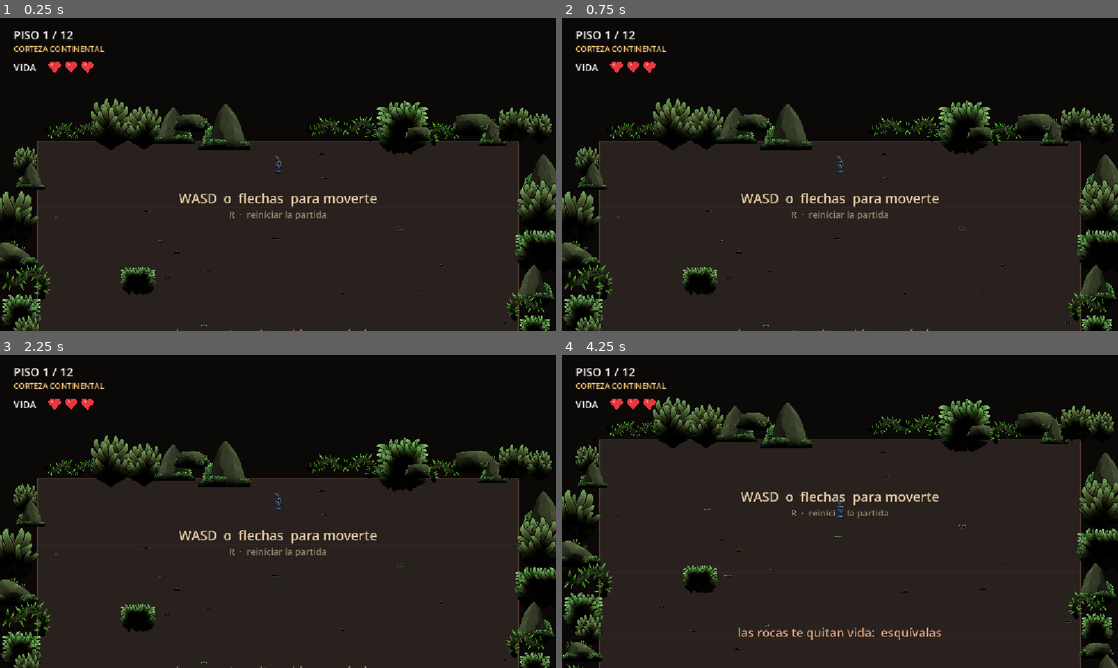
Above: before the commit, frames 1-4 (two rows, left to right).
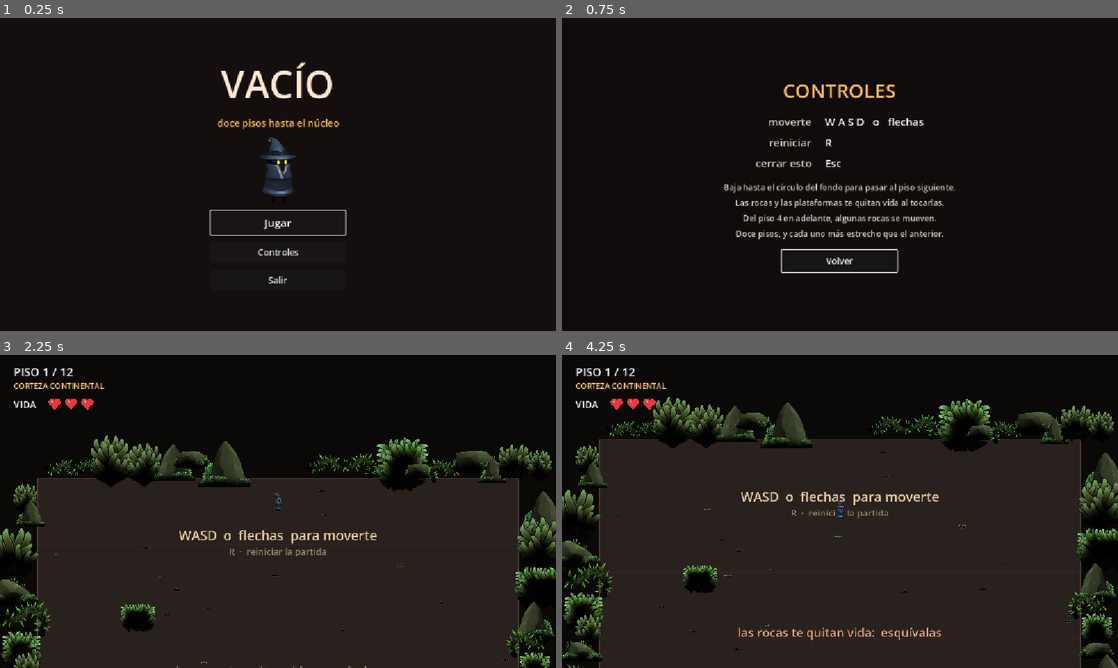
Above: after the commit, the same moments.

Repository: MatiasRodrigo0502/Vacio
Game: Godot game, scene res://scenes/MenuPrincipal.tscn
Same seed, same stepped clock (60 frames per second), same inputs: the game is played once before the commit and once after it. Before the commit the project starts from res://scenes/Principal.tscn.
Inputs (mouse positions are in pixels of both pictures, inside the frame that each line leads up to):
- Up to frame 1 (0.25 s): no input
- Up to frame 2 (0.75 s): click (840, 252) at 0.5 s, where only the run after the commit has a clickable "Controles"
- Up to frame 3 (2.25 s): click (278, 599) at 1.25 s, where only the run after the commit has a clickable "Volver"; click (278, 558) at 2 s, where only the run after the commit has a clickable "Jugar"
- Up to frame 4 (4.25 s): tap Enter at 2.75 s; hold D (mover_derecha) 2.78-3.53 s; hold R (reiniciar_partida) 2.78-3.53 s; hold S (mover_abajo) from 3.53 s (still down); tap R (reiniciar_partida) at 3.6 s

The runs differ from the first frame. In frame 1, 10% of the frame differs, in the area x 0-100%, y 4-100%; in frame 2, 56%; in frame 3, less than 0.1%; in frame 4, less than 0.1%.

Commit message:
Menu principal con jugar, controles y salir
El juego ya no arranca directamente en la partida: la escena principal
pasa a ser MenuPrincipal.tscn.

- Boton Controles: panel con las teclas en dos columnas y un resumen de
  como se juega. Se cierra con el boton o con Escape.
- La pantalla final gana un boton de vuelta al menu. Sin el, el menu solo
  se veria una vez por sesion y no seria un menu principal de verdad.
- El menu es una escena aparte y no una capa dentro de Principal.tscn: no
  necesita nada del juego ni el juego nada de el, asi que cambiar de
  escena libera el otro lado entero y no hay estado que limpiar a mano.

Verificado en headless: el boton Jugar apunta a una escena que existe y
esta conectado, la escena principal del proyecto es el menu, el panel de
controles se abre y se cierra, el juego sigue arrancando en el piso 1 y
la pantalla final tiene su boton de menu conectado.

Co-Authored-By: Claude Opus 5 <noreply@anthropic.com>

Diff:
--- a/project.godot
+++ b/project.godot
@@ -11,7 +11,7 @@
 [application]
 
 config/name="Vacio"
-run/main_scene="res://scenes/Principal.tscn"
+run/main_scene="res://scenes/MenuPrincipal.tscn"
 config/features=PackedStringArray("4.7", "GL Compatibility")
 config/icon="res://icon.svg"
 
--- /dev/null
+++ b/scenes/MenuPrincipal.tscn
@@ -0,0 +1,150 @@
+[gd_scene load_steps=3 format=3]
+
+[ext_resource type="Script" path="res://scripts/menu_principal.gd" id="1_menu"]
+[ext_resource type="Texture2D" path="res://assets/personaje/quieto_00.png" id="2_mago"]
+
+[node name="MenuPrincipal" type="Control"]
+anchors_preset = 15
+anchor_right = 1.0
+anchor_bottom = 1.0
+grow_horizontal = 2
+grow_vertical = 2
+script = ExtResource("1_menu")
+
+[node name="Fondo" type="ColorRect" parent="."]
+anchors_preset = 15
+anchor_right = 1.0
+anchor_bottom = 1.0
+grow_horizontal = 2
+grow_vertical = 2
+color = Color(0.0784314, 0.0588235, 0.054902, 1)
+
+[node name="Centro" type="CenterContainer" parent="."]
+anchors_preset = 15
+anchor_right = 1.0
+anchor_bottom = 1.0
+grow_horizontal = 2
+grow_vertical = 2
+
+[node name="Caja" type="VBoxContainer" parent="Centro"]
+layout_mode = 2
+theme_override_constants/separation = 14
+alignment = 1
+
+[node name="Titulo" type="Label" parent="Centro/Caja"]
+layout_mode = 2
+theme_override_colors/font_color = Color(1, 0.909804, 0.827451, 1)
+theme_override_font_sizes/font_size = 78
+text = "VACÍO"
+horizontal_alignment = 1
+
+[node name="Subtitulo" type="Label" parent="Centro/Caja"]
+modulate = Color(1, 0.741176, 0.360784, 1)
+layout_mode = 2
+theme_override_font_sizes/font_size = 20
+text = "doce pisos hasta el núcleo"
+horizontal_alignment = 1
+
+[node name="Mago" type="TextureRect" parent="Centro/Caja"]
+custom_minimum_size = Vector2(0, 140)
+layout_mode = 2
+texture = ExtResource("2_mago")
+expand_mode = 1
+stretch_mode = 5
+
+[node name="BotonJugar" type="Button" parent="Centro/Caja"]
+custom_minimum_size = Vector2(280, 50)
+layout_mode = 2
+size_flags_horizontal = 4
+theme_override_font_sizes/font_size = 22
+text = "Jugar"
+
+[node name="BotonControles" type="Button" parent="Centro/Caja"]
+custom_minimum_size = Vector2(280, 44)
+layout_mode = 2
+size_flags_horizontal = 4
+theme_override_font_sizes/font_size = 18
+text = "Controles"
+
+[node name="BotonSalir" type="Button" parent="Centro/Caja"]
+custom_minimum_size = Vector2(280, 44)
+layout_mode = 2
+size_flags_horizontal = 4
+theme_override_font_sizes/font_size = 18
+text = "Salir"
+
+[node name="PanelControles" type="Control" parent="."]
+visible = false
+anchors_preset = 15
+anchor_right = 1.0
+anchor_bottom = 1.0
+grow_horizontal = 2
+grow_vertical = 2
+
+[node name="Fondo" type="ColorRect" parent="PanelControles"]
+anchors_preset = 15
+anchor_right = 1.0
+anchor_bottom = 1.0
+grow_horizontal = 2
+grow_vertical = 2
+color = Color(0.0627451, 0.0470588, 0.0431373, 1)
+
+[node name="Centro" type="CenterContainer" parent="PanelControles"]
+anchors_preset = 15
+anchor_right = 1.0
+anchor_bottom = 1.0
+grow_horizontal = 2
+grow_vertical = 2
+
+[node name="Caja" type="VBoxContainer" parent="PanelControles/Centro"]
+layout_mode = 2
+theme_override_constants/separation = 22
+alignment = 1
+
+[node name="Titulo" type="Label" parent="PanelControles/Centro/Caja"]
+modulate = Color(1, 0.741176, 0.360784, 1)
+layout_mode = 2
+theme_override_font_sizes/font_size = 40
+text = "CONTROLES"
+horizontal_alignment = 1
+
+[node name="Teclas" type="HBoxContainer" parent="PanelControles/Centro/Caja"]
+layout_mode = 2
+theme_override_constants/separation = 28
+alignment = 1
+
+[node name="Acciones" type="Label" parent="PanelControles/Centro/Caja/Teclas"]
+modulate = Color(0.827451, 0.784314, 0.741176, 1)
+layout_mode = 2
+theme_override_constants/line_spacing = 12
+theme_override_font_sizes/font_size = 22
+text = "moverte
+reiniciar
+cerrar esto"
+horizontal_alignment = 2
+
+[node name="Botones" type="Label" parent="PanelControles/Centro/Caja/Teclas"]
+layout_mode = 2
+theme_override_constants/line_spacing = 12
+theme_override_font_sizes/font_size = 22
+text = "W A S D   o   flechas
+R
+Esc"
+
+[node name="Reglas" type="Label" parent="PanelControles/Centro/Caja"]
+modulate = Color(0.85098, 0.803922, 0.760784, 1)
+layout_mode = 2
+theme_override_constants/line_spacing = 8
+theme_override_font_sizes/font_size = 17
+text = "Baja hasta el círculo del fondo para pasar al piso siguiente.
+Las rocas y las plataformas te quitan vida al tocarlas.
+Del piso 4 en adelante, algunas rocas se mueven.
+Doce pisos, y cada uno más estrecho que el anterior."
+horizontal_alignment = 1
+
+[node name="BotonVolver" type="Button" parent="PanelControles/Centro/Caja"]
+custom_minimum_size = Vector2(240, 46)
+layout_mode = 2
+size_flags_horizontal = 4
+theme_override_font_sizes/font_size = 18
+text = "Volver"
--- a/scenes/PantallaFinal.tscn
+++ b/scenes/PantallaFinal.tscn
@@ -45,3 +45,10 @@
 size_flags_horizontal = 4
 theme_override_font_sizes/font_size = 18
 text = "Jugar otra vez  (R)"
+
+[node name="BotonMenu" type="Button" parent="Centro/Caja"]
+custom_minimum_size = Vector2(240, 42)
+layout_mode = 2
+size_flags_horizontal = 4
+theme_override_font_sizes/font_size = 16
+text = "Menú principal"
--- /dev/null
+++ b/scripts/menu_principal.gd
@@ -0,0 +1,49 @@
+## Menu principal: lo primero que se ve al abrir el juego.
+##
+## POR QUE ES LA ESCENA PRINCIPAL Y NO UNA CAPA DENTRO DE Principal.tscn:
+## el menu no necesita nada del juego (ni gestor, ni pool, ni pisos) y el juego
+## no necesita nada del menu. Teniendolos como escenas separadas, entrar a jugar
+## libera el menu entero y salir del juego libera la partida entera, sin tener
+## que acordarse de limpiar estados a mano.
+extends Control
+
+const ESCENA_JUEGO := "res://scenes/Principal.tscn"
+
+@onready var _panel_controles: Control = $PanelControles
+@onready var _boton_jugar: Button = $Centro/Caja/BotonJugar
+
+
+func _ready() -> void:
+	$Centro/Caja/BotonJugar.pressed.connect(_al_jugar)
+	$Centro/Caja/BotonControles.pressed.connect(_mostrar_controles.bind(true))
+	$Centro/Caja/BotonSalir.pressed.connect(_al_salir)
+	$PanelControles/Centro/Caja/BotonVolver.pressed.connect(_mostrar_controles.bind(false))
+
+	_panel_controles.hide()
+	_boton_jugar.grab_focus()
+
+
+func _unhandled_input(evento: InputEvent) -> void:
+	# Escape cierra los controles si estan abiertos. Es lo que espera cualquiera
+	# que abra un panel, y evita tener que apuntar al boton con el raton.
+	if evento.is_action_pressed("ui_cancel") and _panel_controles.visible:
+		_mostrar_controles(false)
+		get_viewport().set_input_as_handled()
+
+
+func _al_jugar() -> void:
+	get_tree().change_scene_to_file(ESCENA_JUEGO)
+
+
+func _al_salir() -> void:
+	get_tree().quit()
+
+
+func _mostrar_controles(visible_ahora: bool) -> void:
+	_panel_controles.visible = visible_ahora
+	# El foco se mueve al panel y vuelve al menu, para que el teclado siga
+	# sirviendo para moverse sin tocar el raton.
+	if visible_ahora:
+		$PanelControles/Centro/Caja/BotonVolver.grab_focus()
+	else:
+		_boton_jugar.grab_focus()
--- a/scripts/pantalla_final.gd
+++ b/scripts/pantalla_final.gd
@@ -5,14 +5,17 @@
 extends CanvasLayer
 
 signal reinicio_solicitado
+signal menu_solicitado
 
 @onready var _titulo: Label = $Centro/Caja/Titulo
 @onready var _subtitulo: Label = $Centro/Caja/Subtitulo
 @onready var _boton: Button = $Centro/Caja/BotonReiniciar
+@onready var _boton_menu: Button = $Centro/Caja/BotonMenu
 
 
 func _ready() -> void:
 	_boton.pressed.connect(func() -> void: reinicio_solicitado.emit())
+	_boton_menu.pressed.connect(func() -> void: menu_solicitado.emit())
 
 
 func mostrar_victoria(total_pisos: int) -> void:
--- a/scripts/principal.gd
+++ b/scripts/principal.gd
@@ -27,6 +27,7 @@
 	_jugador.vida_cambiada.connect(_hud.actualizar_vida)
 	_jugador.sin_vida.connect(GestorProgreso.terminar_por_derrota)
 	_pantalla_final.reinicio_solicitado.connect(_reiniciar)
+	_pantalla_final.menu_solicitado.connect(_volver_al_menu)
 
 	_pantalla_final.ocultar()
 	# El _ready() de los hijos se ejecuta antes que el del padre, asi que la
@@ -86,6 +87,12 @@
 	_pantalla_final.mostrar_derrota(GestorProgreso.piso_actual)
 
 
+## Vuelve al menu. Cambiar de escena tira la partida entera, que es justo lo que
+## queremos: no hay estado que limpiar a mano.
+func _volver_al_menu() -> void:
+	get_tree().change_scene_to_file("res://scenes/MenuPrincipal.tscn")
+
+
 func _reiniciar() -> void:
 	_pantalla_final.ocultar()
 	_jugador.restaurar_vida()
Not shown, added: scripts/menu_principal.gd.uid
Not shown, changed: CLAUDE.md
Not shown, changed: README.md
